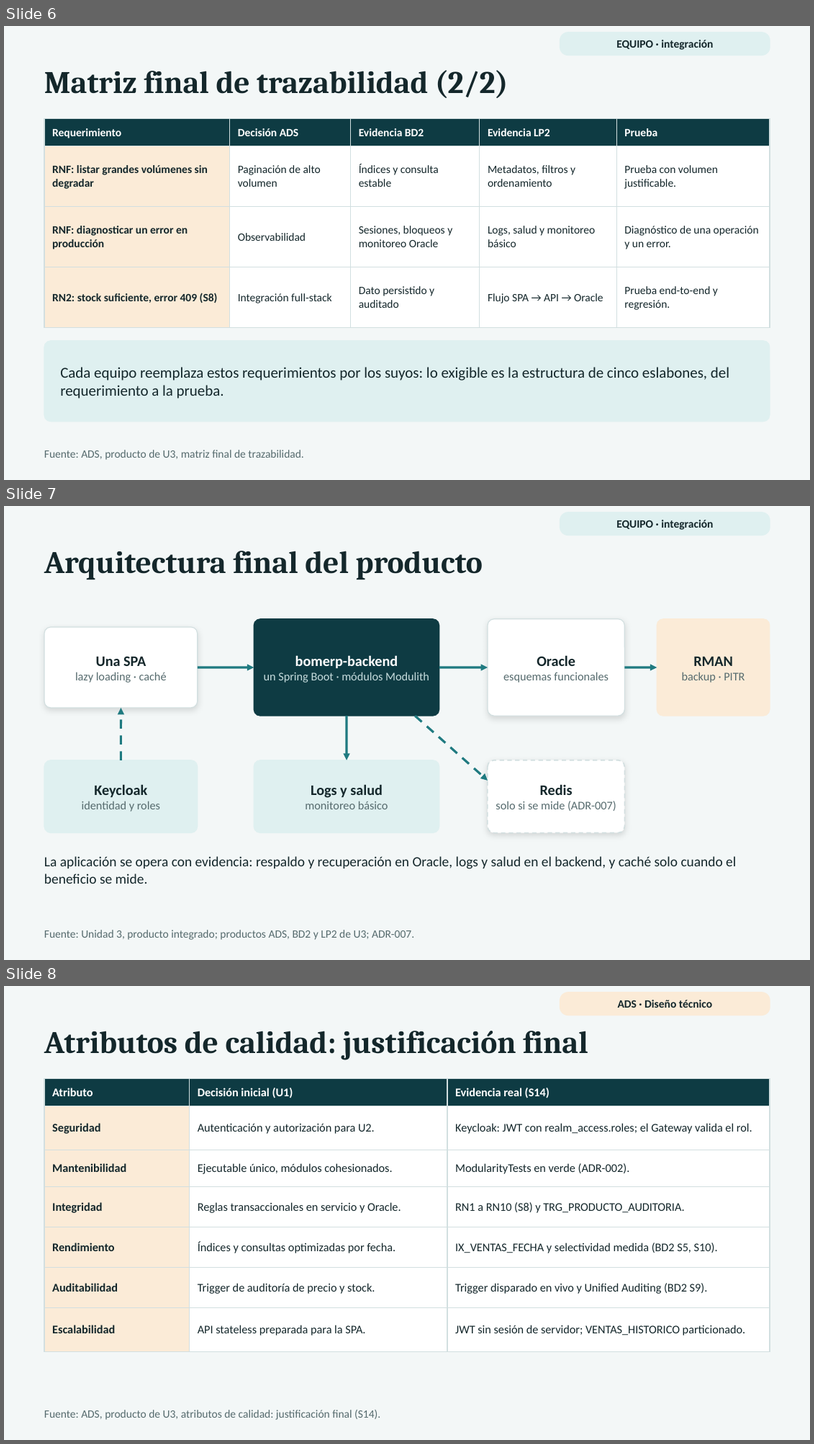
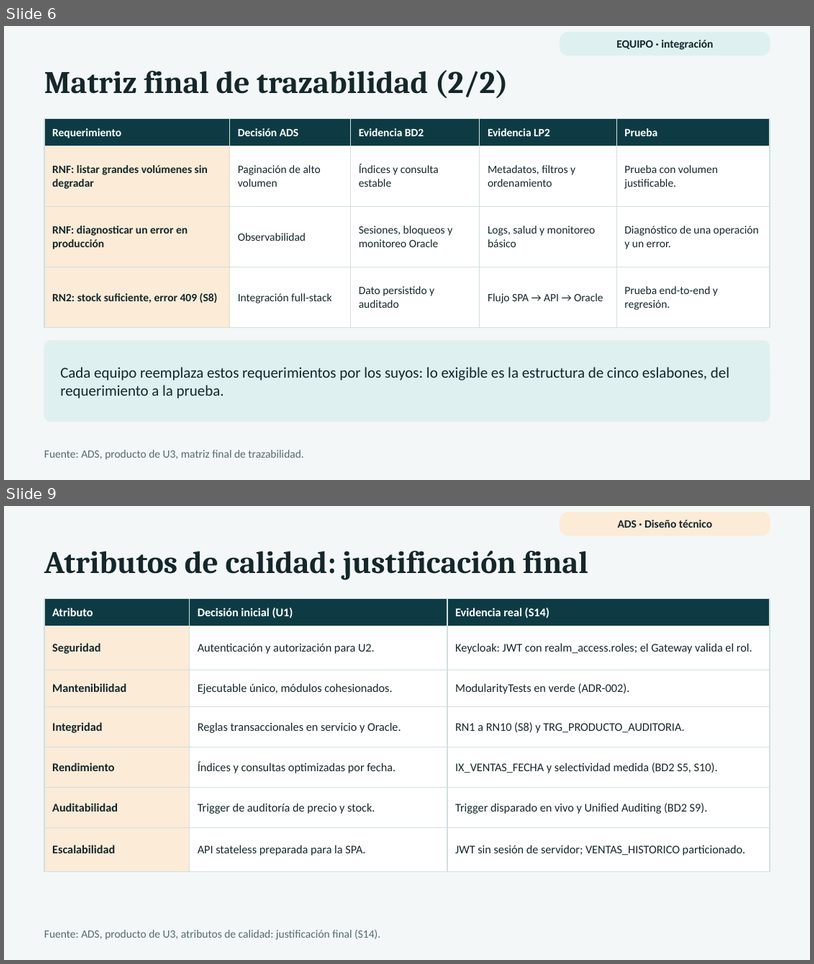
Before and after one commit to 262ciclo4/bomerp, a slide deck: docs/presentaciones/bomerp_U3_producto_final_integrado.pptx. Shown one above the other, each under a label of ours: slides 6, 7 and 8 before the commit, slides 6 and 9 after it; the slides between them are not shown. The pictures are 814x1444 and 814x964 pixels, drawn with LibreOffice and Linux fonts; fonts in the diff are those of the drawing. Boxes give left, top, right and bottom in pixels: in the first picture for what was removed or moved away, otherwise in the second. Text is boxed around its words. In the diff, an @@ line names an element or a change of style, - is before the commit and + after.

```diff
--- a/docs/presentaciones/bomerp_U3_producto_final_integrado.pptx
+++ b/docs/presentaciones/bomerp_U3_producto_final_integrado.pptx
@@ slide 7 removed at (x1=4, y1=506, x2=810, y2=960), background #F3F7F7 @@
@@ rounded rectangle removed at (x1=561, y1=512, x2=770, y2=535) @@
@@ text removed at (x1=617, y1=520, x2=713, y2=530) @@
-EQUIPO · integración
@@ text removed at (x1=44, y1=551, x2=483, y2=580) @@
-Arquitectura final del producto
@@ rounded rectangle removed at (x1=44, y1=627, x2=198, y2=708) @@
@@ rounded rectangle removed at (x1=254, y1=619, x2=440, y2=716) @@
@@ rounded rectangle removed at (x1=488, y1=619, x2=625, y2=716) @@
@@ rounded rectangle removed at (x1=657, y1=619, x2=770, y2=716) @@
@@ text removed at (x1=75, y1=656, x2=167, y2=682) @@
-Una SPA
-lazy loading · caché
@@ text removed at (x1=264, y1=655, x2=430, y2=682) @@
-bomerp-backend
-un Spring Boot · módulos Modulith
@@ text removed at (x1=504, y1=655, x2=609, y2=682) @@
-Oracle
-esquemas funcionales
@@ text removed at (x1=682, y1=656, x2=745, y2=682) @@
-RMAN
-backup · PITR
@@ arrow removed from (198, 667) to (254, 667) @@
@@ arrow removed from (440, 667) to (488, 667) @@
@@ arrow removed from (625, 667) to (657, 667) @@
@@ arrow removed from (121, 760) to (121, 708) @@
@@ arrow removed from (347, 716) to (347, 760) @@
@@ arrow removed from (415, 716) to (488, 780) @@
@@ rounded rectangle removed at (x1=44, y1=760, x2=198, y2=833) @@
@@ rounded rectangle removed at (x1=254, y1=760, x2=440, y2=833) @@
@@ rounded rectangle removed at (x1=488, y1=760, x2=625, y2=833) @@
@@ text removed at (x1=82, y1=784, x2=160, y2=811) @@
-Keycloak
-identidad y roles
@@ text removed at (x1=305, y1=784, x2=388, y2=809) @@
-Logs y salud
-monitoreo básico
@@ text removed at (x1=496, y1=784, x2=617, y2=811) @@
-Redis
-solo si se mide (ADR-007)
@@ text removed at (x1=44, y1=856, x2=736, y2=883) @@
-La aplicación se opera con evidencia: respaldo y recuperación en Oracle, logs y salud en el backend, y caché solo cuando el beneficio se mide.
@@ text removed at (x1=44, y1=929, x2=414, y2=939) @@
-Fuente: Unidad 3, producto integrado; productos ADS, BD2 y LP2 de U3; ADR-007.
@@ what was slide 8 is now slide 9 @@
```
Also in this commit, not shown: 2 slides added, 8 other files.
